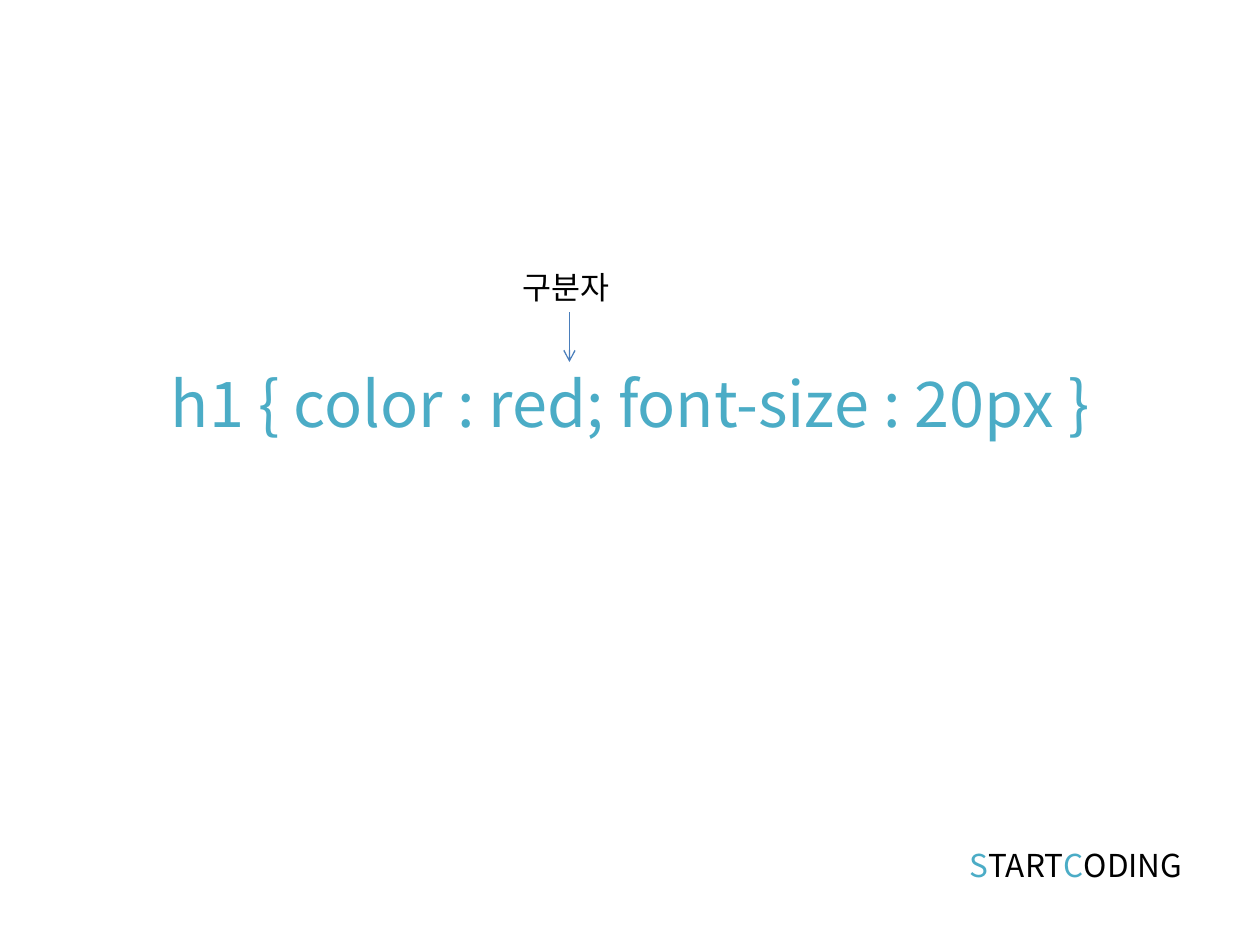
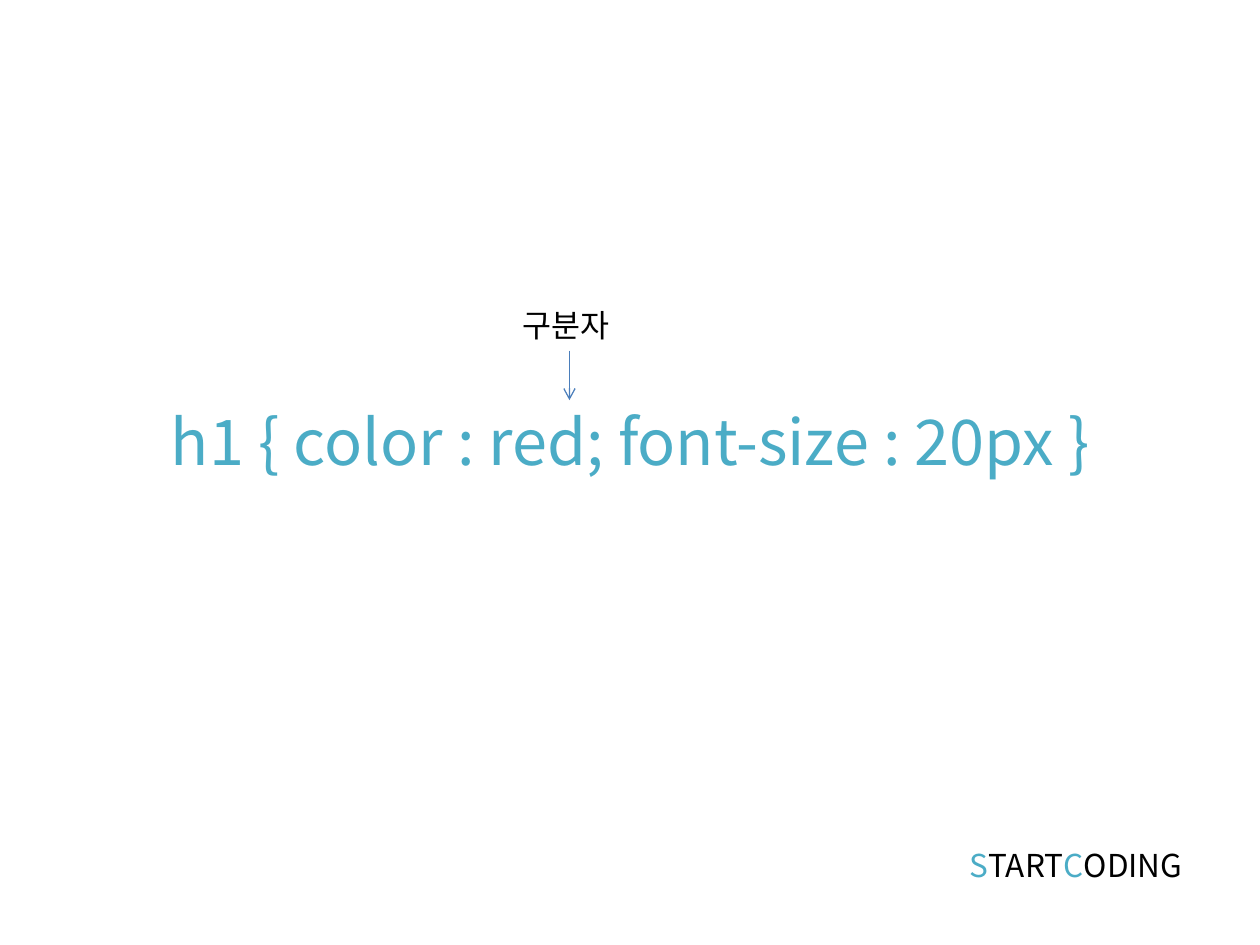
Before and after one commit to kwonkijun/web, a slide deck: slide 7 of 프론트엔드기초(PPT)/CSS3 1강_CSS 기본문법과 HTML 연동.pptx. Drawn at 1260x945 pixels with LibreOffice and Linux fonts; fonts in the diff are those of the drawing. Boxes give left, top, right and bottom in pixels: in the first picture for what was removed or moved away, otherwise in the second. Text is boxed around its words. In the diff, an @@ line names an element or a change of style, - is before the commit and + after.

```diff
--- a/프론트엔드기초(PPT)/CSS3 1강_CSS 기본문법과 HTML 연동.pptx
+++ b/프론트엔드기초(PPT)/CSS3 1강_CSS 기본문법과 HTML 연동.pptx
@@ 2 texts, 1 arrow: place and size @@
-2 texts, 1 arrow at box(171, 273, 1054, 442)
+2 texts, 1 arrow at box(171, 311, 1054, 480)
```
Also in this commit, not shown: 8 other slides changed, 38 other files.
